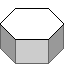
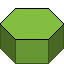
Two versions of the same layered image (64x64). Layer-by-layer changes:
added layer "lines" above "2:1 #6" over [0, 9, 64, 40]
added layer "2:1 #6" above "2:1 #5" over [0, 9, 64, 64]
hid "2:1 #4" over [0, 9, 64, 64]
